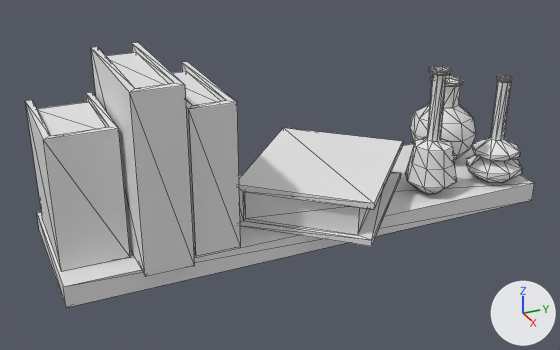
A saved change to the glTF model Computer Graphics Project/models/lair/lair_shelf1.gltf.
Both versions are drawn from a camera (50 mm lens) standing at (-9.61, 5.27, 4.1) and looking at (-12.12, 6.4, 2.84). Arrows for +X, +Y and +Z are at lower right; the lights stay in place. Mesh edges are drawn as thin lines. Vertices at the same position are counted once.

In view in the first picture: 'shelf'.
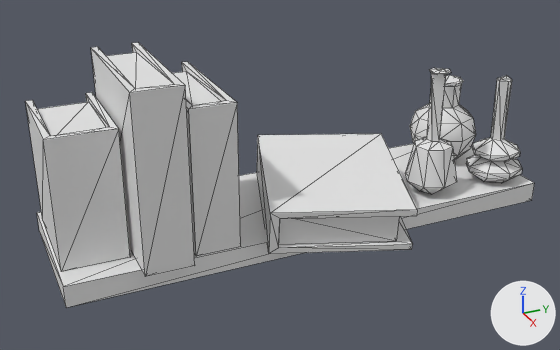
What differs and where, as boxes [x1, y1, x2, y2] in the pictures (560 x 350 px):
part 1 of me_cube_006, rebuilt
    before: [239, 128, 403, 246]
    after: [257, 134, 417, 254]
part 2 of me_cube_006, cut back
    before: [405, 66, 520, 194]
    after: [415, 68, 520, 195]
part 3 of me_cube_006, deleted
    before: [106, 52, 174, 88]

The change, as a list of edits to the scene's bpy script:
```text
Change me_cube_006:
    used by ob_shelf; location = (-12.228, 6.515, 2.632)
    remove me_cube_006.from_pydata(...)  # 366 vertices, 700 faces; spans x -0.33..0.49, y -1.0..1.0, z -0.04..0.7
    add me_cube_006.from_pydata(...)  # 255 vertices, 478 faces; spans x -0.3..0.53, y -1.0..1.0, z -0.04..0.7
    me_cube_006 part 1: the loose piece of 24 vertices spanning x -0.33..0.49, y -0.32..0.49, z 0.04..0.22 is rebuilt with 23 vertices and now spans x -0.24..0.53, y -0.27..0.43, z 0.01..0.25
    me_cube_006 part 2: 6 vertices moved within x -0.15..0.2, y 0.55..0.86, z 0.27..0.56; 127 vertices removed from x -0.18..0.26, y 0.45..0.94, z 0.04..0.57; 19 vertices added at x -0.17..0.21, y 0.52..0.93, z 0.04..0.56
    me_cube_006 part 3: 1 vertex removed from x 0.31, y -0.58, z 0.68
```
